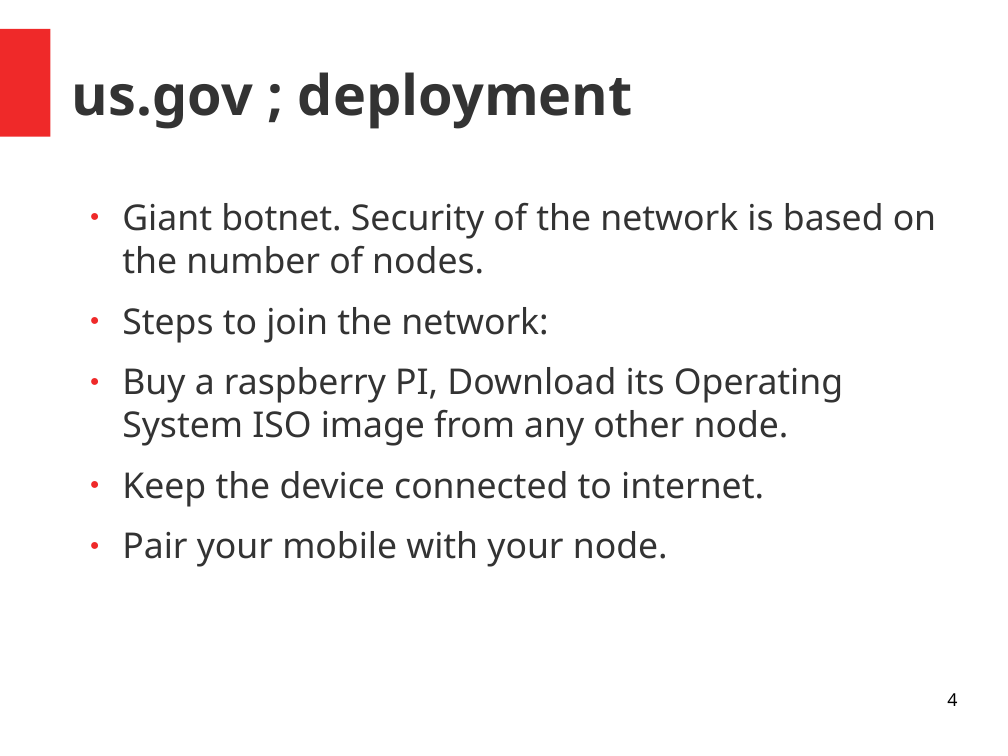
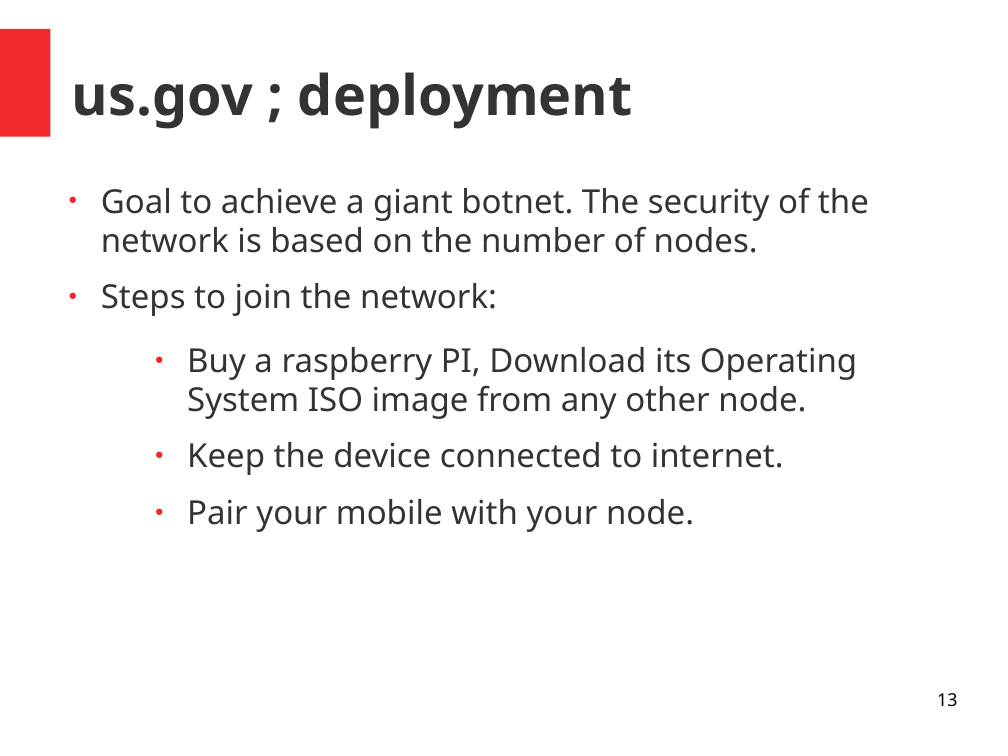
Before and after one commit to RedSkiesIO/ac-core-doc, a slide deck: slide 13 of us.gov.odp (slide 4 before the commit). Drawn at 1008x756 pixels with LibreOffice and Linux fonts; fonts in the diff are those of the drawing. Boxes give left, top, right and bottom in pixels: in the first picture for what was removed or moved away, otherwise in the second. Text is boxed around its words. In the diff, an @@ line names an element or a change of style, - is before the commit and + after.

```diff
--- a/us.gov.odp
+++ b/us.gov.odp
@@ text added at [101, 187, 869, 316], 26 pt, text #333333 @@
+● Goal to achieve a giant botnet. The security of the network is based on the number of nodes.
+● Steps to join the network:
@@ text at [122, 203, 936, 343]: paragraphs removed @@
-● Giant botnet. Security of the network is based on the number of nodes.
-● Steps to join the network:
@@ text "Buy a raspberry PI, Download ...": place and size @@
-text "Buy a raspberry PI, Download ..." at [122, 203, 936, 567]
+text "Buy a raspberry PI, Download ..." at [187, 347, 857, 532]
@@ text "Buy a raspberry PI, Download ..." at [187, 347, 857, 532]: size 28 to 26 pt; less space between paragraphs @@
@@ page number at [937, 693, 957, 707]: text changed @@
-4
+13
```
Also in this commit, not shown: 11 other slides changed, 17 slides added.
